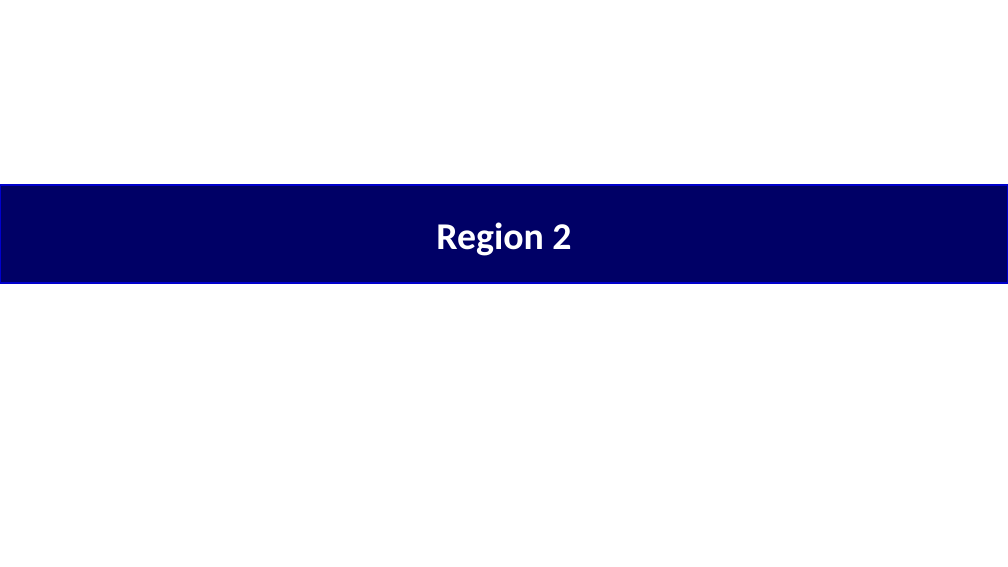
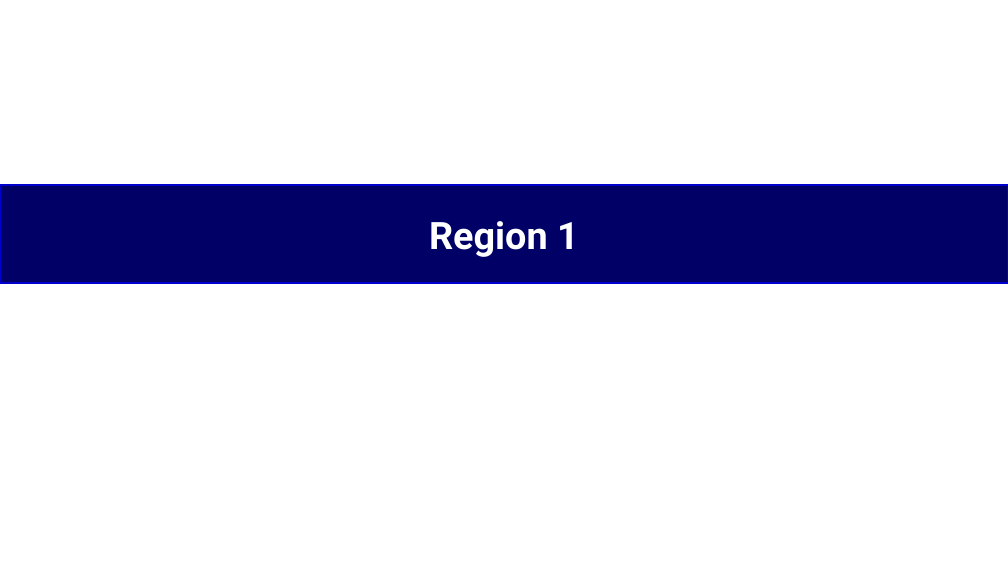
Before and after one commit to syahidpebrian4/Generator-PPT-Report-Sales, a slide deck: slide 2 of TEMPLATE.pptx. Drawn at 1008x567 pixels with LibreOffice and Linux fonts; fonts in the diff are those of the drawing. Boxes give left, top, right and bottom in pixels: in the first picture for what was removed or moved away, otherwise in the second. Text is boxed around its words. In the diff, an @@ line names an element or a change of style, - is before the commit and + after.

```diff
--- a/TEMPLATE.pptx
+++ b/TEMPLATE.pptx
@@ text in rectangle at bbox=[429, 221, 579, 257]: text changed; font Calibri to Roboto @@
-Region 2
+Region 1
```
Also in this commit, not shown: 3 other slides changed.
